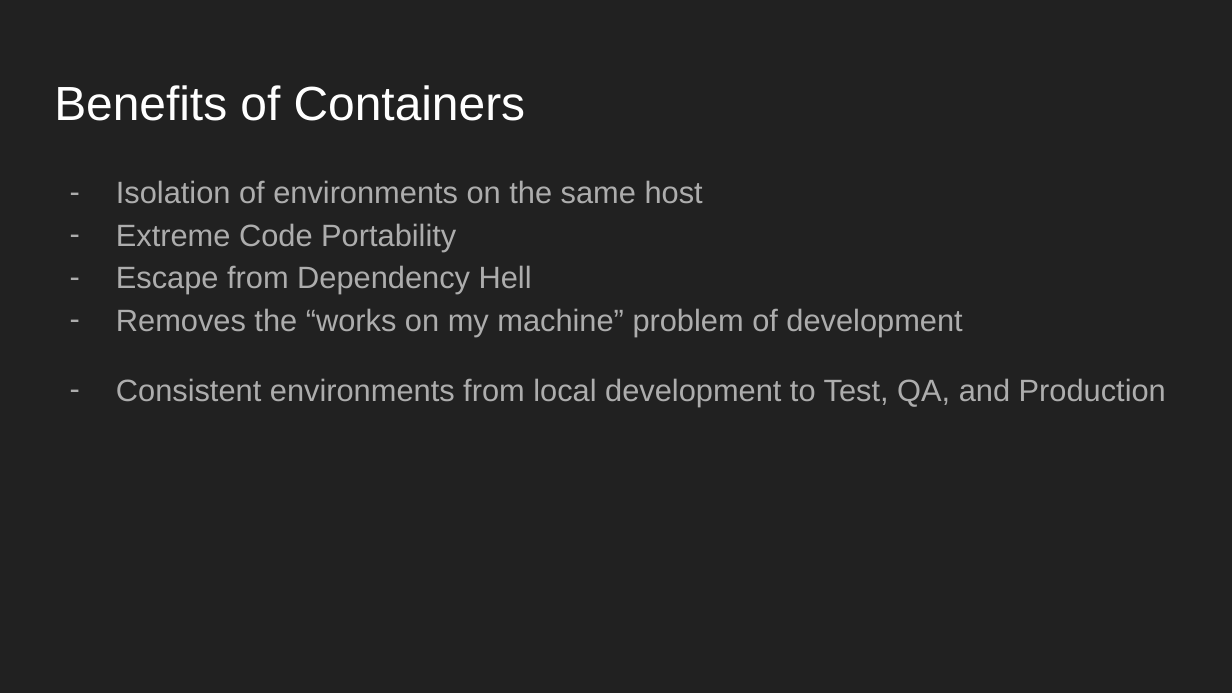
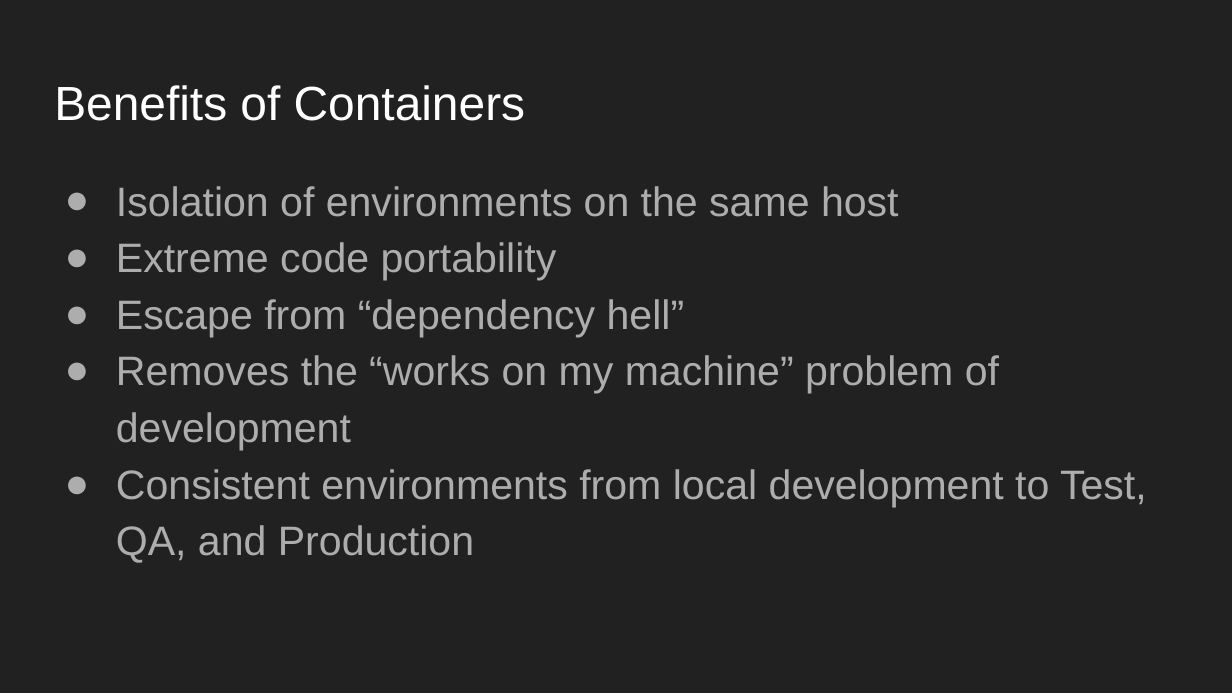
Before and after one commit to tlewis11/Docker-Presentation-SMLUG, a slide deck: slide 5 of Introduction_To_Docker_Containers_SMLUG_10-20-2018.odp. Drawn at 1232x693 pixels with LibreOffice and Linux fonts; fonts in the diff are those of the drawing. Boxes give left, top, right and bottom in pixels: in the first picture for what was removed or moved away, otherwise in the second. Text is boxed around its words. In the diff, an @@ line names an element or a change of style, - is before the commit and + after.

```diff
--- a/Introduction_To_Docker_Containers_SMLUG_10-20-2018.odp
+++ b/Introduction_To_Docker_Containers_SMLUG_10-20-2018.odp
@@ text at (x1=116, y1=186, x2=1147, y2=563): size 18 to 24 pt in "Isolation of environments on the same host", "Removes the “works on my machine” problem ...", "Consistent environments from local development to Test, ..."; bullet - to ●; less space between paragraphs @@
@@ text at (x1=116, y1=242, x2=685, y2=337): text changed; size 18 to 24 pt @@
-– Extreme Code Portability
-– Escape from Dependency Hell
+● Extreme code portability
+● Escape from “dependency hell”
```
Also in this commit, not shown: 9 other slides changed.
